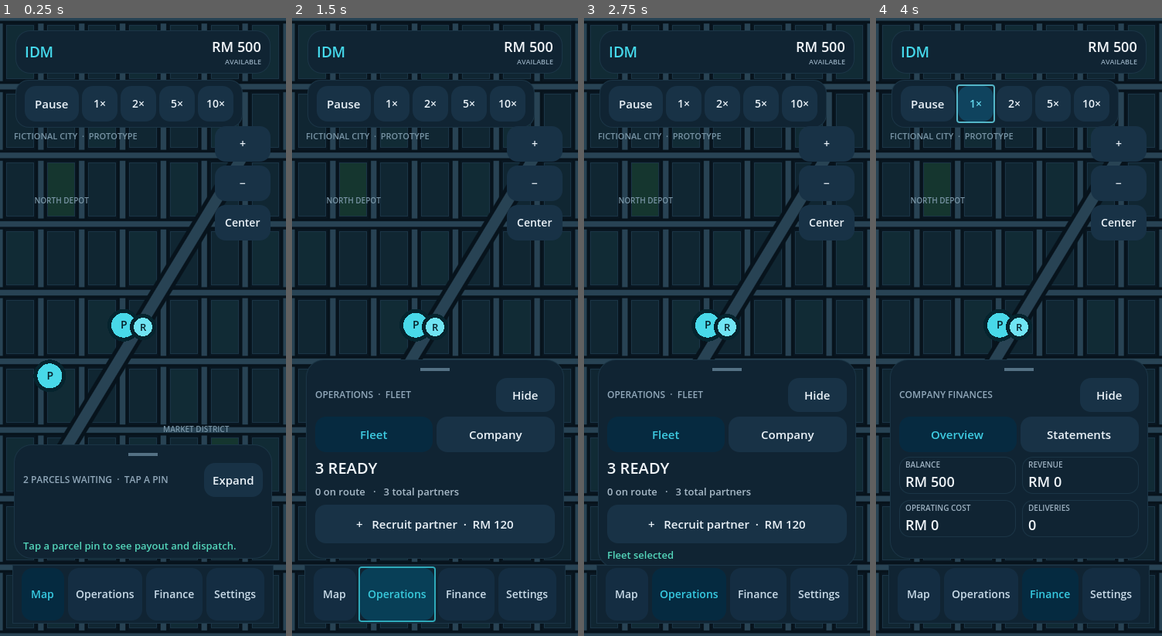
Above: before the commit, frames 1-4 (left to right).
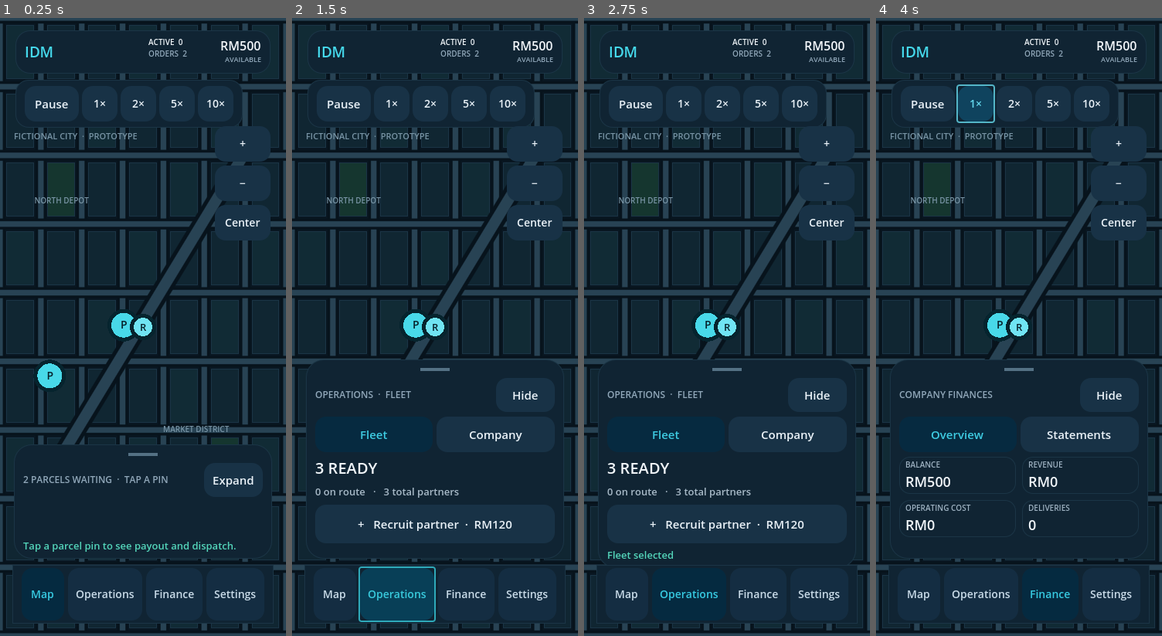
Above: after the commit, the same moments.

Repository: UphyRaop/idle-delivery-manager
Game: Godot game, scene res://scenes/main.tscn
Same seed, same stepped clock (60 frames per second), same inputs: the game is played once before the commit and once after it.
Inputs:
- Up to frame 1 (0.25 s): no input
- Up to frame 2 (1.5 s): click "Map" at 0.5 s; click "Operations" at 1.25 s
- Up to frame 3 (2.75 s): click "Fleet" at 2 s
- Up to frame 4 (4 s): click "Finance" at 2.75 s; click "1×" at 3.5 s

The runs differ from the first frame. In frame 1, 0.4% of the frame differs, in the area x 51-92%, y 3-8%; in frame 2, 0.8%, in the area x 22-92%, y 3-83%; in frame 3, 0.8%; in frame 4, 0.6%.

Commit message:
Add persistent job counts to the mobile HUD

Diff:
--- a/scripts/game.gd
+++ b/scripts/game.gd
@@ -28,6 +28,8 @@
 var finance_summary: Label
 var status_label: Label
 var cash_label: Label
+var active_jobs_label: Label
+var pending_jobs_label: Label
 var pause_button: Button
 var speed_buttons: Dictionary = {}
 var sheet: PanelContainer
@@ -117,7 +119,7 @@
 	hud.add_theme_stylebox_override("panel", _panel_style("#101e2b", 18))
 	add_child(hud)
 	var top_row := HBoxContainer.new()
-	top_row.add_theme_constant_override("separation", 10)
+	top_row.add_theme_constant_override("separation", 6)
 	hud.add_child(top_row)
 	var brand := Label.new()
 	brand.text = "IDM"
@@ -125,12 +127,25 @@
 	brand.add_theme_color_override("font_color", Color("#45d9ec"))
 	brand.add_theme_font_size_override("font_size", 19)
 	top_row.add_child(brand)
+	var activity := VBoxContainer.new()
+	activity.add_theme_constant_override("separation", 1)
+	activity.custom_minimum_size.x = 70
+	top_row.add_child(activity)
+	active_jobs_label = Label.new()
+	active_jobs_label.add_theme_font_size_override("font_size", 10)
+	active_jobs_label.add_theme_color_override("font_color", ThemeService.color("text"))
+	activity.add_child(active_jobs_label)
+	pending_jobs_label = Label.new()
+	pending_jobs_label.add_theme_font_size_override("font_size", 10)
+	pending_jobs_label.add_theme_color_override("font_color", ThemeService.color("muted"))
+	activity.add_child(pending_jobs_label)
 	var balance := VBoxContainer.new()
+	balance.custom_minimum_size.x = 70
 	balance.add_theme_constant_override("separation", 0)
 	top_row.add_child(balance)
 	cash_label = Label.new()
 	cash_label.horizontal_alignment = HORIZONTAL_ALIGNMENT_RIGHT
-	cash_label.add_theme_font_size_override("font_size", 18)
+	cash_label.add_theme_font_size_override("font_size", 16)
 	cash_label.add_theme_color_override("font_color", Color("#f3f7fb"))
 	balance.add_child(cash_label)
 	var balance_caption := Label.new()
@@ -650,7 +665,9 @@
 func _refresh() -> void:
 	if not is_instance_valid(order_list):
 		return
-	cash_label.text = "RM %0.0f" % cash
+	cash_label.text = "RM%0.0f" % cash
+	active_jobs_label.text = "ACTIVE  %d" % _busy_count()
+	pending_jobs_label.text = "ORDERS  %d" % _waiting_count()
 	if selected_tab == "Map" and status_label.text == "" and _find_order(selected_order).is_empty():
 		status_label.text = "Tap a parcel pin to see payout and dispatch."
 	for child in order_list.get_children():
@@ -678,7 +695,7 @@
 			if not selected.is_empty() and selected["status"] == "Waiting":
 				var detail := _label("PARCEL %03d" % selected["id"], 13, "#91a8ba")
 				order_list.add_child(detail)
-				var payout := _label("RM %d delivery payout" % selected["payout"], 20, "#f1f6fa")
+				var payout := _label("RM%d delivery payout" % selected["payout"], 20, "#f1f6fa")
 				payout.add_theme_font_size_override("font_size", int(round(20.0 * ui_scale)))
 				order_list.add_child(payout)
 				var dispatch := _button("Dispatch rider", func(): _dispatch(selected["id"]))
@@ -703,7 +720,7 @@
 				var ready_label := _label("%d READY" % _ready_count(), 20, "#f1f6fa")
 				order_list.add_child(ready_label)
 				order_list.add_child(_label("%d on route   ·   %d total partners" % [_busy_count(), riders.size()], 13, "#a8bac8"))
-				var hire := _button("+   Recruit partner  ·  RM 120", _hire_rider)
+				var hire := _button("+   Recruit partner  ·  RM120", _hire_rider)
 				hire.custom_minimum_size.y = 50
 				hire.disabled = cash < 120
 				order_list.add_child(hire)
@@ -717,12 +734,12 @@
 			var metrics_row := HBoxContainer.new()
 			metrics_row.add_theme_constant_override("separation", 8)
 			order_list.add_child(metrics_row)
-			metrics_row.add_child(_metric_card("BALANCE", "RM %0.0f" % cash))
-			metrics_row.add_child(_metric_card("REVENUE", "RM %0.0f" % revenue_total))
+			metrics_row.add_child(_metric_card("BALANCE", "RM%0.0f" % cash))
+			metrics_row.add_child(_metric_card("REVENUE", "RM%0.0f" % revenue_total))
 			var totals_row := HBoxContainer.new()
 			totals_row.add_theme_constant_override("separation", 8)
 			order_list.add_child(totals_row)
-			totals_row.add_child(_metric_card("OPERATING COST", "RM %0.0f" % cost_total))
+			totals_row.add_child(_metric_card("OPERATING COST", "RM%0.0f" % cost_total))
 			totals_row.add_child(_metric_card("DELIVERIES", str(delivered)))
 		"Settings":
 			if selected_subtab == "Preferences":
